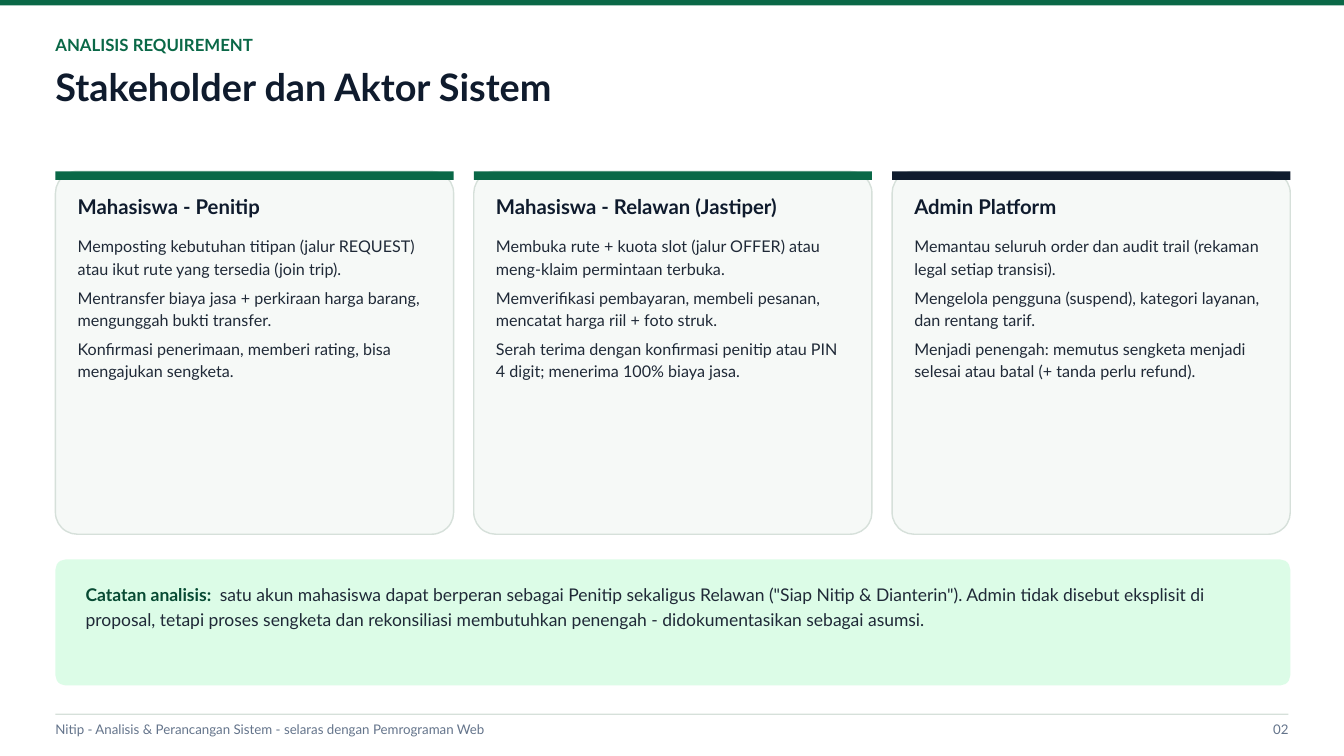
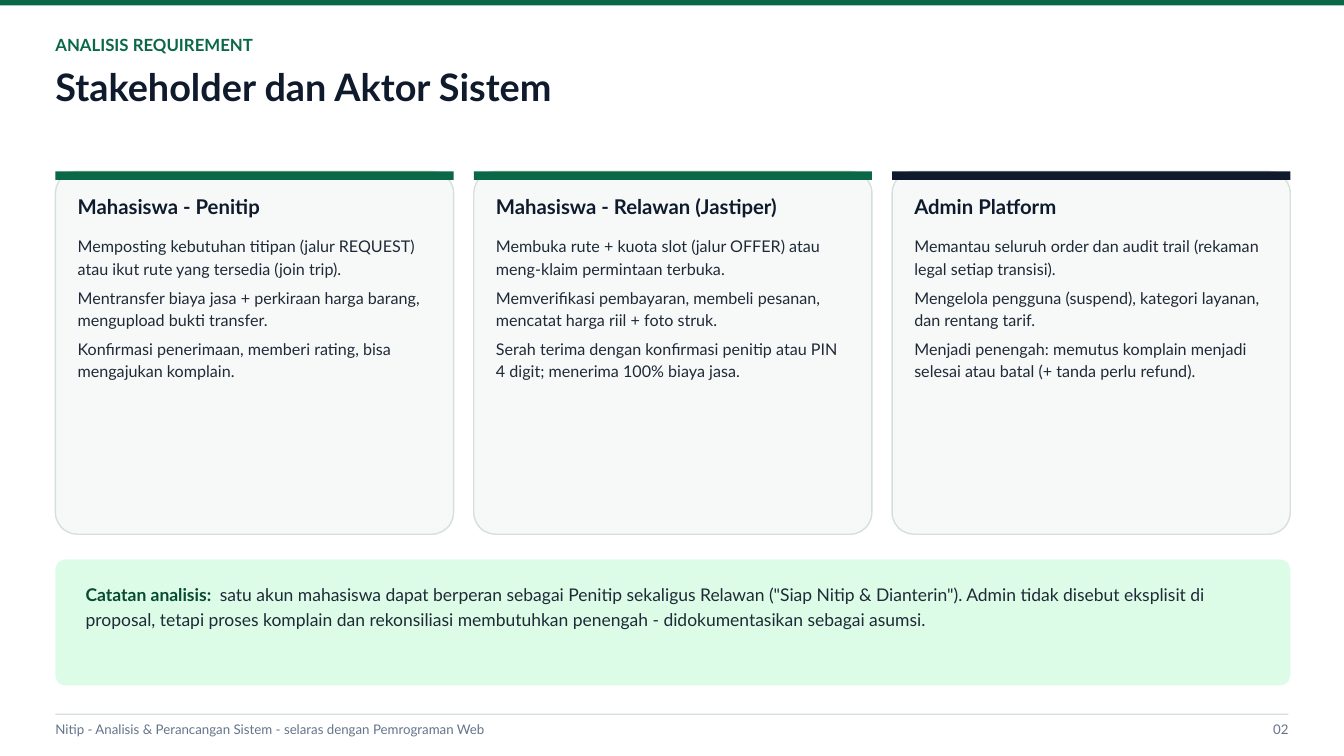
Before and after one commit to Fabiann227/nitip, a slide deck: slide 3 of presentasi/Nitip_Analisis_Perancangan_Sistem.pptx. Drawn at 1344x756 pixels with LibreOffice and Linux fonts; fonts in the diff are those of the drawing. Boxes give left, top, right and bottom in pixels: in the first picture for what was removed or moved away, otherwise in the second. Text is boxed around its words. In the diff, an @@ line names an element or a change of style, - is before the commit and + after.

```diff
--- a/presentasi/Nitip_Analisis_Perancangan_Sistem.pptx
+++ b/presentasi/Nitip_Analisis_Perancangan_Sistem.pptx
@@ text at (78, 292, 420, 380): text changed @@
-Mentransfer biaya jasa + perkiraan harga barang, mengunggah bukti transfer.
-Konfirmasi penerimaan, memberi rating, bisa mengajukan sengketa.
+Mentransfer biaya jasa + perkiraan harga barang, mengupload bukti transfer.
+Konfirmasi penerimaan, memberi rating, bisa mengajukan komplain.
@@ text at (914, 343, 1247, 380): text changed @@
-Menjadi penengah: memutus sengketa menjadi selesai atau batal (+ tanda perlu refund).
+Menjadi penengah: memutus komplain menjadi selesai atau batal (+ tanda perlu refund).
@@ text at (86, 587, 1204, 629): text changed @@
-Catatan analisis: satu akun mahasiswa dapat berperan sebagai Penitip sekaligus Relawan ("Siap Nitip & Dianterin"). Admin tidak disebut eksplisit di proposal, tetapi proses sengketa dan rekonsiliasi membutuhkan penengah - didokumentasikan sebagai asumsi.
+Catatan analisis: satu akun mahasiswa dapat berperan sebagai Penitip sekaligus Relawan ("Siap Nitip & Dianterin"). Admin tidak disebut eksplisit di proposal, tetapi proses komplain dan rekonsiliasi membutuhkan penengah - didokumentasikan sebagai asumsi.
```
Also in this commit, not shown: 9 other slides changed, 17 other files.
